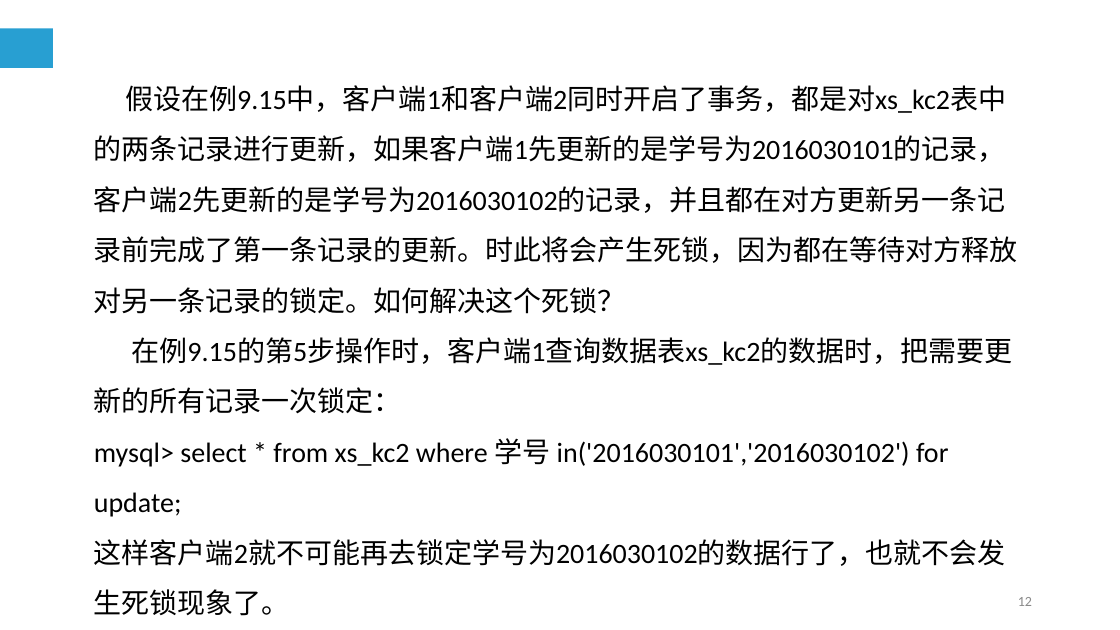
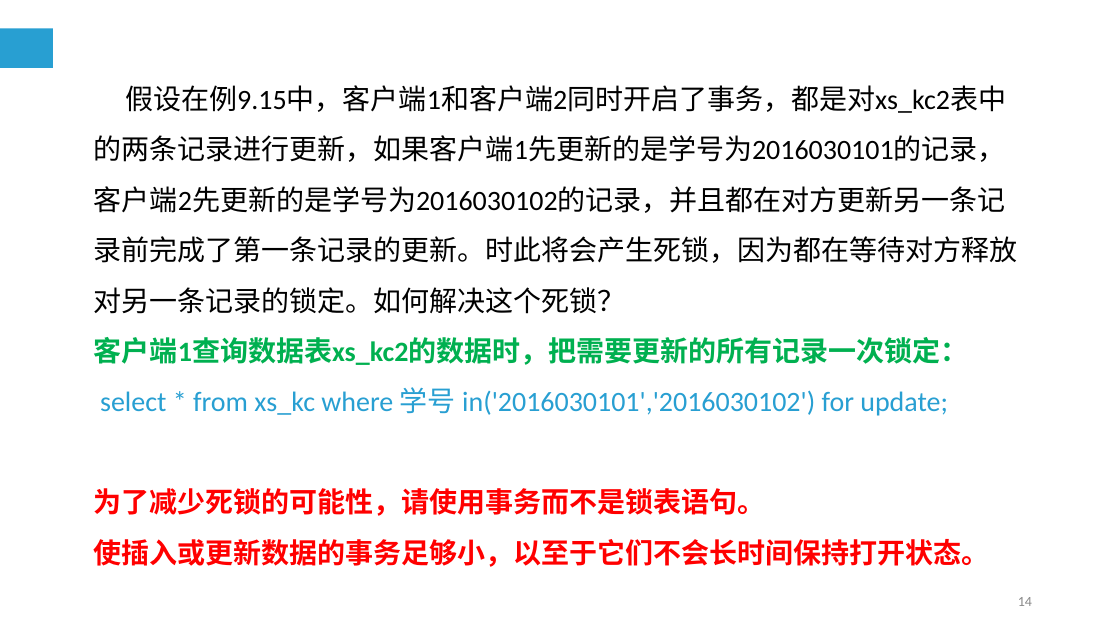
Before and after one commit to cqj726/mysql-s-PPT, a slide deck: slide 14 of PPT/第9章 MySQL编程基础（五）.ppt (slide 12 before the commit). Drawn at 1120x630 pixels with LibreOffice and Linux fonts; fonts in the diff are those of the drawing. Boxes give left, top, right and bottom in pixels: in the first picture for what was removed or moved away, otherwise in the second. Text is boxed around its words. In the diff, an @@ line names an element or a change of style, - is before the commit and + after.

Commit message:
第9章 ppt和example有更新！

```diff
--- a/PPT/第9章 MySQL编程基础（五）.ppt
+++ b/PPT/第9章 MySQL编程基础（五）.ppt
@@ text at box(94, 337, 990, 567): text changed; text colour #000000 to #289FD2; bold on @@
-在例9.15的第5步操作时，客户端1查询数据表xs_kc2的数据时，把需要更新的所有记录一次锁定：
-mysql> select * from xs_kc2 where 学号 in('2016030101','2016030102') for update;
-这样客户端2就不可能再去锁定学号为2016030102的数据行了，也就不会发生死锁现象了。
+客户端1查询数据表xs_kc2的数据时，把需要更新的所有记录一次锁定：
+select * from xs_kc where 学号 in('2016030101','2016030102') for update;
+为了减少死锁的可能性，请使用事务而不是锁表语句。
+使插入或更新数据的事务足够小，以至于它们不会长时间保持打开状态。
@@ page number at box(1018, 597, 1032, 606): text changed @@
-12
+14
```
Also in this commit, not shown: 10 other slides changed, 3 slides added, 2 slides removed, 3 other files.
